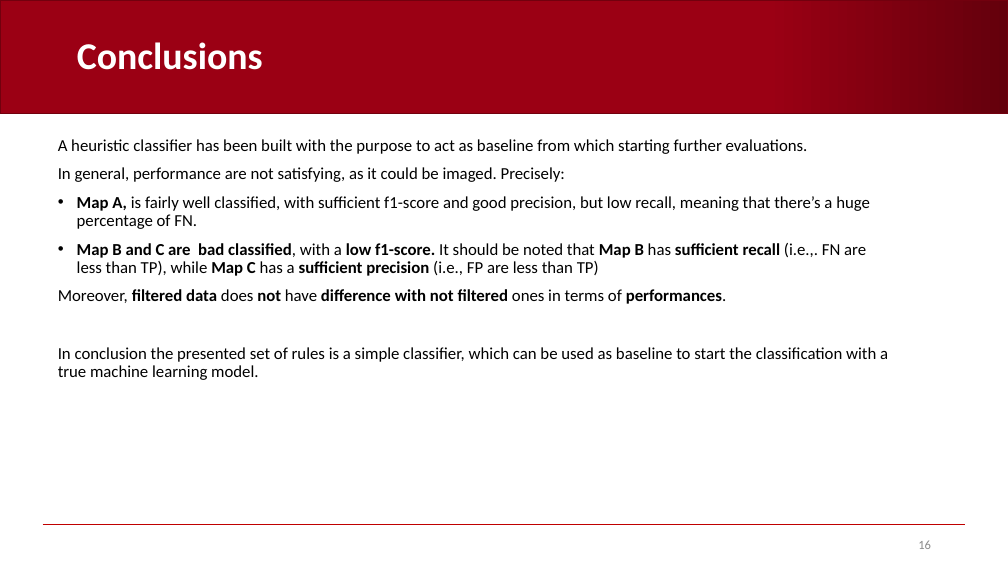
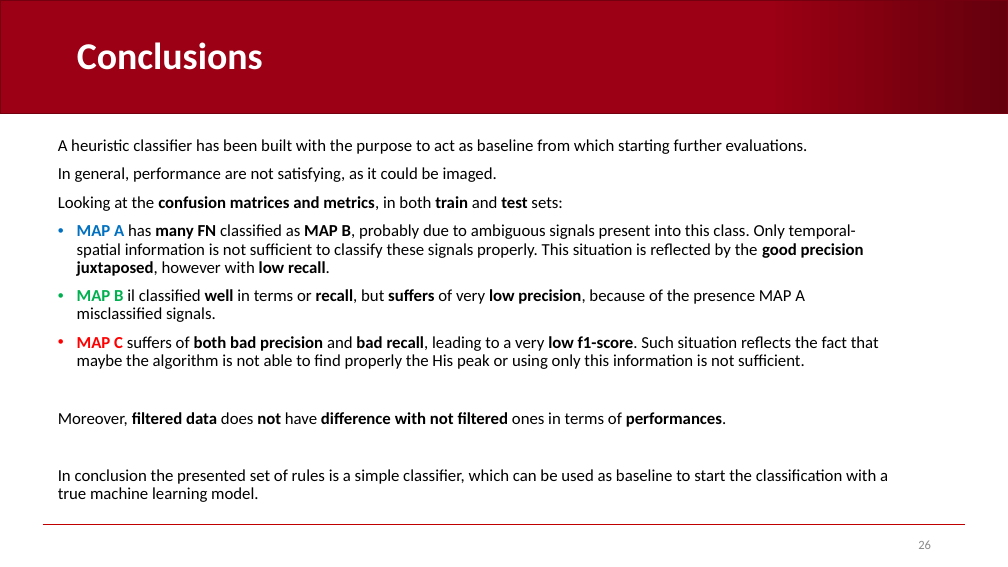
Before and after one commit to AndreaCorrado00/Tesi_magistrale_Corrado_Andrea, a slide deck: slide 26 of Documentation/5. Heuristic classifier.pptx (slide 16 before the commit). Drawn at 1008x567 pixels with LibreOffice and Linux fonts; fonts in the diff are those of the drawing; background and template pictures are left out. Boxes give left, top, right and bottom in pixels: in the first picture for what was removed or moved away, otherwise in the second. Text is boxed around its words. In the diff, an @@ line names an element or a change of style, - is before the commit and + after.

```diff
--- a/Documentation/5. Heuristic classifier.pptx
+++ b/Documentation/5. Heuristic classifier.pptx
@@ text at (58, 167, 879, 369): text changed @@
-In general, performance are not satisfying, as it could be imaged. Precisely:
-• Map A, is fairly well classified, with sufficient f1-score and good precision, but low recall, meaning that there’s a huge percentage of FN.
-• Map B and C are bad classified, with a low f1-score. It should be noted that Map B has sufficient recall (i.e.,. FN are less than TP), while Map C has a sufficient precision (i.e., FP are less than TP)
+In general, performance are not satisfying, as it could be imaged.
+Looking at the confusion matrices and metrics, in both train and test sets:
+• MAP A has many FN classified as MAP B, probably due to ambiguous signals present into this class. Only temporal-spatial information is not sufficient to classify these signals properly. This situation is reflected by the good precision juxtaposed, however with low recall.
+• MAP B il classified well in terms or recall, but suffers of very low precision, because of the presence MAP A misclassified signals.
+• MAP C suffers of both bad precision and bad recall, leading to a very low f1-score. Such situation reflects the fact that maybe the algorithm is not able to find properly the His peak or using only this information is not sufficient.
@@ page number at (918, 540, 931, 549): text changed @@
-16
+26
```
Also in this commit, not shown: 6 other slides changed, 10 slides added, 15 other files.
